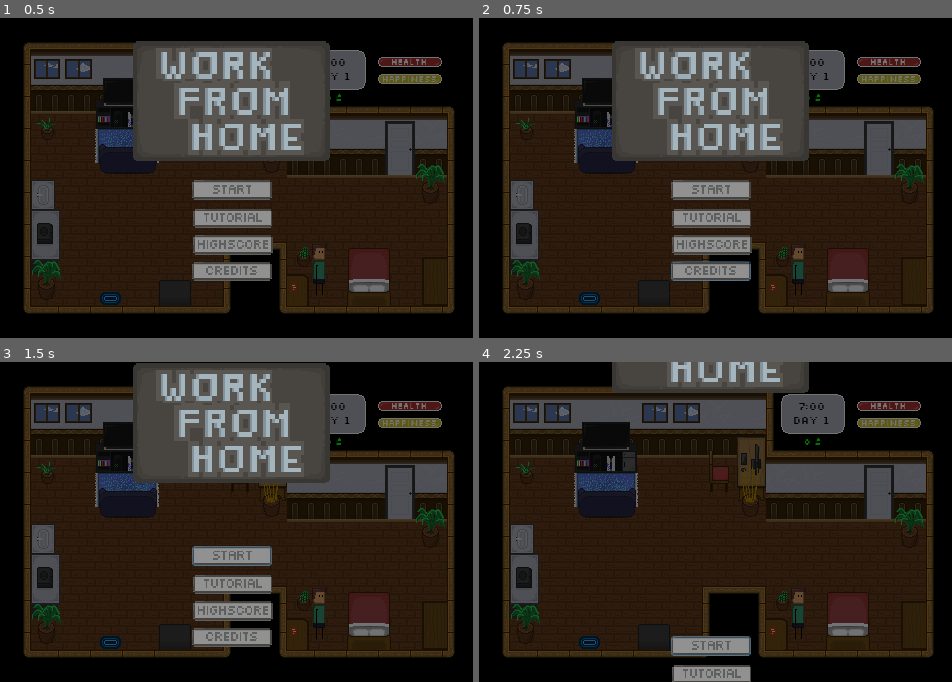
Above: before the commit, frames 1-4 (two rows, left to right).
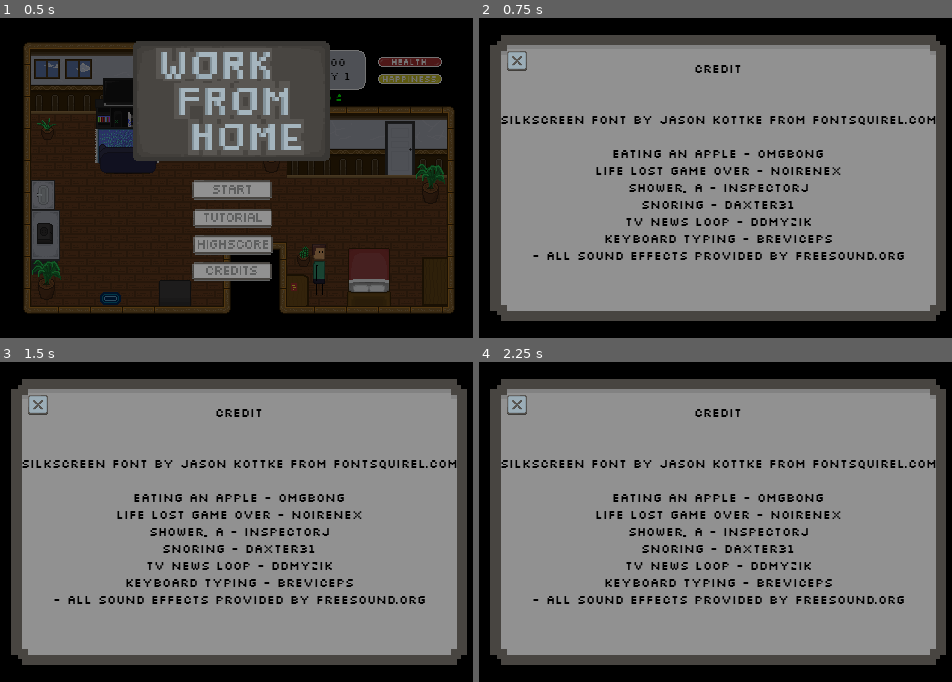
Above: after the commit, the same moments.

Repository: sun-wise-man/work-from-home
Game: Godot game, scene res://scenes/menu.tscn
Two runs of this game, one before a commit and one after it. Both use one fixed random seed, a clock stepped at 60 frames per second and the inputs below.
Inputs (mouse positions are in pixels of both pictures, inside the frame that each line leads up to; where the layout moved, square brackets give the same spot in the first picture):
- Up to frame 1 (0.5 s): no input
- Up to frame 2 (0.75 s): click (710, 270) at 0.5 s
- Up to frame 3 (1.5 s): click (231, 534) at 1.25 s
- Up to frame 4 (2.25 s): click (710, 534) [710, 614] at 2 s

Frame 1 is identical in both runs. In frame 2, 82% of the frame differs, in the area x 2-99%, y 5-95%; in frame 3, 84%; in frame 4, 86%, in the area x 2-99%, y 0-100%.

Commit message:
Credit $ Quit on Pause

Diff:
--- a/scenes/Main.gd
+++ b/scenes/Main.gd
@@ -462,3 +462,7 @@
 
 func _on_ExitPopUp_pressed():
 	close_popup()
+
+
+func _on_Quit_pressed():
+	get_tree().change_scene("res://scenes/menu.tscn")
--- a/scenes/main.tscn
+++ b/scenes/main.tscn
@@ -58,6 +58,7 @@
 [ext_resource path="res://Resource/Cover.tres" type="StyleBox" id=56]
 [ext_resource path="res://Resource/Panel.tres" type="StyleBox" id=57]
 [ext_resource path="res://sprites/UI/Close_Button_50px.png" type="Texture" id=58]
+[ext_resource path="res://sprites/UI/Quit_Button_256x.png" type="Texture" id=59]
 
 [sub_resource type="NavigationPolygon" id=1]
 vertices = PoolVector2Array( 155.501, 158.258, 168.561, 144.25, 248.926, 142.315, 256.069, 142.513, 256.069, 157.99, 22 …(422 unchanged characters)…
@@ -700,15 +701,15 @@
 "name": "idle",
 "speed": 6.0
 }, {
+"frames": [ SubResource( 7 ), SubResource( 8 ), SubResource( 9 ), SubResource( 10 ) ],
+"loop": true,
+"name": "eating",
+"speed": 3.0
+}, {
 "frames": [ ExtResource( 1 ), ExtResource( 5 ), ExtResource( 4 ), ExtResource( 3 ) ],
 "loop": true,
 "name": "walk",
 "speed": 8.0
-}, {
-"frames": [ SubResource( 7 ), SubResource( 8 ), SubResource( 9 ), SubResource( 10 ) ],
-"loop": true,
-"name": "eating",
-"speed": 3.0
 } ]
 
 [sub_resource type="RectangleShape2D" id=12]
@@ -989,51 +990,59 @@
 extra_spacing_char = 1
 font_data = ExtResource( 25 )
 
-[sub_resource type="StyleBoxTexture" id=74]
+[sub_resource type="StyleBoxTexture" id=85]
 texture = ExtResource( 58 )
 region_rect = Rect2( 4.50745, 4.30469, 40.8674, 43.7353 )
 
-[sub_resource type="StyleBoxTexture" id=75]
+[sub_resource type="StyleBoxTexture" id=86]
 texture = ExtResource( 58 )
 region_rect = Rect2( 54.7129, 4.6352, 40.3186, 43.9543 )
 
-[sub_resource type="StyleBoxFlat" id=76]
+[sub_resource type="StyleBoxFlat" id=74]
 bg_color = Color( 0, 0, 0, 0.705882 )
 
-[sub_resource type="StyleBoxFlat" id=77]
-
-[sub_resource type="DynamicFont" id=78]
+[sub_resource type="StyleBoxFlat" id=75]
+
+[sub_resource type="DynamicFont" id=76]
 size = 24
 font_data = ExtResource( 25 )
 
-[sub_resource type="DynamicFont" id=79]
+[sub_resource type="DynamicFont" id=77]
 size = 12
 font_data = ExtResource( 25 )
+
+[sub_resource type="DynamicFont" id=78]
+size = 10
+font_data = ExtResource( 25 )
+
+[sub_resource type="StyleBoxTexture" id=79]
+texture = ExtResource( 47 )
+region_rect = Rect2( 0.152283, 29.7171, 80.4895, 20.3907 )
 
 [sub_resource type="DynamicFont" id=80]
 size = 10
 font_data = ExtResource( 25 )
 
-[sub_resource type="StyleBoxTexture" id=81]
-texture = ExtResource( 47 )
-region_rect = Rect2( 0.152283, 29.7171, 80.4895, 20.3907 )
-
-[sub_resource type="DynamicFont" id=82]
-size = 10
-font_data = ExtResource( 25 )
-
-[sub_resource type="StyleBoxFlat" id=83]
+[sub_resource type="StyleBoxFlat" id=81]
 bg_color = Color( 0, 0, 0, 0.54902 )
 
-[sub_resource type="StyleBoxTexture" id=84]
+[sub_resource type="StyleBoxTexture" id=82]
 texture = ExtResource( 51 )
 region_rect = Rect2( 0, 0, 256, 256 )
 
-[sub_resource type="StyleBoxTexture" id=85]
+[sub_resource type="StyleBoxTexture" id=87]
+texture = ExtResource( 59 )
+region_rect = Rect2( 14.3605, 141.315, 228.119, 55.132 )
+
+[sub_resource type="StyleBoxTexture" id=88]
+texture = ExtResource( 59 )
+region_rect = Rect2( 270.339, 139.555, 227.52, 56.2813 )
+
+[sub_resource type="StyleBoxTexture" id=83]
 texture = ExtResource( 50 )
 region_rect = Rect2( 5.14925, 4.51936, 40.1181, 42.8931 )
 
-[sub_resource type="StyleBoxTexture" id=86]
+[sub_resource type="StyleBoxTexture" id=84]
 texture = ExtResource( 50 )
 region_rect = Rect2( 54.5065, 4.75858, 40.8945, 43.1891 )
 
@@ -1948,13 +1957,13 @@
 valign = 1
 
 [node name="ExitPopUp" type="Button" parent="GUI/ActivitySystem/Panel"]
-margin_left = 175.289
-margin_top = 4.24679
-margin_right = 193.289
-margin_bottom = 20.2468
-custom_styles/hover = SubResource( 74 )
-custom_styles/pressed = SubResource( 75 )
-custom_styles/normal = SubResource( 74 )
+margin_left = 3.89053
+margin_top = 2.13708
+margin_right = 21.8905
+margin_bottom = 18.1371
+custom_styles/hover = SubResource( 85 )
+custom_styles/pressed = SubResource( 86 )
+custom_styles/normal = SubResource( 85 )
 __meta__ = {
 "_edit_use_anchors_": false
 }
@@ -2078,7 +2087,19 @@
 margin_top = 95.3474
 margin_right = 299.589
 margin_bottom = 215.347
-custom_styles/panel = SubResource( 84 )
+custom_styles/panel = SubResource( 82 )
+__meta__ = {
+"_edit_use_anchors_": false
+}
+
+[node name="Quit" type="Button" parent="GUI/PausePanel/PausePanel"]
+margin_left = 19.5268
+margin_top = 73.4779
+margin_right = 99.5268
+margin_bottom = 93.4779
+custom_styles/hover = SubResource( 87 )
+custom_styles/pressed = SubResource( 88 )
+custom_styles/normal = SubResource( 87 )
 __meta__ = {
 "_edit_use_anchors_": false
 }
@@ -2088,17 +2109,17 @@
 margin_top = 6.61458
 margin_right = 21.6146
 margin_bottom = 21.6146
-custom_styles/hover = SubResource( 85 )
-custom_styles/pressed = SubResource( 86 )
-custom_styles/normal = SubResource( 85 )
-__meta__ = {
-"_edit_use_anchors_": false
-}
-[connection signal="hour_pass" from="." to="GUI/HappinessBar" method="_on_World_hour_pass"]
-[connection signal="hour_pass" from="." to="GUI/HealthBar" method="_on_World_hour_pass"]
-[connection signal="hour_pass" from="." to="GUI/Time" method="_on_World_hour_pass"]
+custom_styles/hover = SubResource( 83 )
+custom_styles/pressed = SubResource( 84 )
+custom_styles/normal = SubResource( 83 )
+__meta__ = {
+"_edit_use_anchors_": false
+}
 [connection signal="hour_pass" from="." to="." method="_on_World_hour_pass"]
 [connection signal="hour_pass" from="." to="Objects/Windows" method="_on_World_hour_pass"]
+[connection signal="hour_pass" from="." to="GUI/HealthBar" method="_on_World_hour_pass"]
+[connection signal="hour_pass" from="." to="GUI/HappinessBar" method="_on_World_hour_pass"]
+[connection signal="hour_pass" from="." to="GUI/Time" method="_on_World_hour_pass"]
 [connection signal="path_done" from="Player" to="." method="_on_Player_path_done"]
 [connection signal="mouse_entered" from="Objects/Bed/Area2D" to="Objects/Bed" method="_on_Area2D_mouse_entered"]
 [connection signal="mouse_exited" from="Objects/Bed/Area2D" to="Objects/Bed" method="_on_Area2D_mouse_exited"]
@@ -2116,10 +2137,10 @@
 [connection signal="pressed" from="GUI/DecisionPanel/Option1" to="GUI/DecisionPanel" method="_on_Option1_pressed"]
 [connection signal="pressed" from="GUI/DecisionPanel/Option2" to="GUI/DecisionPanel" method="_on_Option2_pressed"]
 [connection signal="visibility_changed" from="GUI/EventPanel" to="GUI/EventPanel" method="_on_EventPanel_visibility_changed"]
+[connection signal="upgrade_object" from="GUI/ActivitySystem" to="Objects/Stove" method="_on_ActivitySystem_upgrade_object"]
+[connection signal="upgrade_object" from="GUI/ActivitySystem" to="Objects/Bed" method="_on_ActivitySystem_upgrade_object"]
 [connection signal="upgrade_object" from="GUI/ActivitySystem" to="Objects/PC" method="_on_ActivitySystem_upgrade_object"]
 [connection signal="upgrade_object" from="GUI/ActivitySystem" to="Objects/Console" method="_on_ActivitySystem_upgrade_object"]
-[connection signal="upgrade_object" from="GUI/ActivitySystem" to="Objects/Bed" method="_on_ActivitySystem_upgrade_object"]
-[connection signal="upgrade_object" from="GUI/ActivitySystem" to="Objects/Stove" method="_on_ActivitySystem_upgrade_object"]
 [connection signal="upgrade_object" from="GUI/ActivitySystem" to="Objects/Bathroom" method="_on_ActivitySystem_upgrade_object"]
 [connection signal="mouse_entered" from="GUI/ActivitySystem/Panel" to="." method="_on_Panel_mouse_entered"]
 [connection signal="mouse_exited" from="GUI/ActivitySystem/Panel" to="." method="_on_Panel_mouse_exited"]
@@ -2132,6 +2153,7 @@
 [connection signal="pressed" from="GUI/ActivitySystem/Panel/ExitPopUp" to="." method="_on_ExitPopUp_pressed"]
 [connection signal="pressed" from="GUI/GameOverPanel/Panel/Button" to="GUI/GameOverPanel" method="_on_Button_pressed"]
 [connection signal="pressed" from="GUI/GameOverPanel/Panel/Home" to="GUI/GameOverPanel" method="_on_Home_pressed"]
+[connection signal="pressed" from="GUI/PausePanel/PausePanel/Quit" to="." method="_on_Quit_pressed"]
 [connection signal="mouse_entered" from="GUI/Pause" to="." method="_on_Pause_mouse_entered"]
 [connection signal="mouse_exited" from="GUI/Pause" to="." method="_on_Pause_mouse_exited"]
 [connection signal="pressed" from="GUI/Pause" to="." method="_on_Pause_pressed"]
--- a/scenes/menu.gd
+++ b/scenes/menu.gd
@@ -34,3 +34,11 @@
 func _on_Tutorial_pressed():
 	playScene = true
 	Global.tutorial = true
+
+
+func _on_ExitCredit_pressed():
+	$Menu/CreditPanel.visible = false
+
+
+func _on_Credit_pressed():
+	$Menu/CreditPanel.visible = true
--- a/scenes/menu.tscn
+++ b/scenes/menu.tscn
@@ -34,6 +34,7 @@
 [ext_resource path="res://sprites/UI/Highscore_Panel_256x.png" type="Texture" id=32]
 [ext_resource path="res://Resource/Font.tres" type="DynamicFont" id=33]
 [ext_resource path="res://scenes/SaveSystem.gd" type="Script" id=34]
+[ext_resource path="res://Resource/Panel.tres" type="StyleBox" id=35]
 
 [sub_resource type="TileSet" id=1]
 0/name = "Floor_Wall_64x.png 0"
@@ -849,60 +850,64 @@
 size = 11
 font_data = ExtResource( 5 )
 
-[sub_resource type="DynamicFont" id=44]
+[sub_resource type="DynamicFont" id=57]
 size = 13
 font_data = ExtResource( 5 )
 
-[sub_resource type="StyleBoxFlat" id=45]
+[sub_resource type="StyleBoxFlat" id=58]
 bg_color = Color( 0, 0, 0, 0.54902 )
+
+[sub_resource type="StyleBoxTexture" id=45]
+texture = ExtResource( 1 )
+region_rect = Rect2( 14.5928, 141.562, 226.382, 53.694 )
 
 [sub_resource type="StyleBoxTexture" id=46]
 texture = ExtResource( 1 )
-region_rect = Rect2( 14.5928, 141.562, 226.382, 53.694 )
+region_rect = Rect2( 269.219, 139.864, 228.88, 58.381 )
 
 [sub_resource type="StyleBoxTexture" id=47]
 texture = ExtResource( 1 )
-region_rect = Rect2( 269.219, 139.864, 228.88, 58.381 )
+region_rect = Rect2( 14.1117, 141.562, 227.236, 53.2052 )
 
 [sub_resource type="StyleBoxTexture" id=48]
-texture = ExtResource( 1 )
-region_rect = Rect2( 14.1117, 141.562, 227.236, 53.2052 )
+texture = ExtResource( 2 )
+region_rect = Rect2( 14.6997, 141.204, 226.727, 53.6955 )
 
 [sub_resource type="StyleBoxTexture" id=49]
 texture = ExtResource( 2 )
-region_rect = Rect2( 14.6997, 141.204, 226.727, 53.6955 )
+region_rect = Rect2( 271.169, 141.336, 226.408, 54.4411 )
 
 [sub_resource type="StyleBoxTexture" id=50]
-texture = ExtResource( 2 )
-region_rect = Rect2( 271.169, 141.336, 226.408, 54.4411 )
+texture = ExtResource( 30 )
+region_rect = Rect2( 14.0556, 139.319, 228.717, 56.2813 )
 
 [sub_resource type="StyleBoxTexture" id=51]
 texture = ExtResource( 30 )
-region_rect = Rect2( 14.0556, 139.319, 228.717, 56.2813 )
+region_rect = Rect2( 269.392, 142.834, 228.792, 52.7723 )
 
 [sub_resource type="StyleBoxTexture" id=52]
-texture = ExtResource( 30 )
-region_rect = Rect2( 269.392, 142.834, 228.792, 52.7723 )
+texture = ExtResource( 31 )
+region_rect = Rect2( 14.6251, 139.02, 227.143, 56.6021 )
 
 [sub_resource type="StyleBoxTexture" id=53]
 texture = ExtResource( 31 )
-region_rect = Rect2( 14.6251, 139.02, 227.143, 56.6021 )
+region_rect = Rect2( 270.569, 141.023, 227.52, 55.4139 )
 
 [sub_resource type="StyleBoxTexture" id=54]
-texture = ExtResource( 31 )
-region_rect = Rect2( 270.569, 141.023, 227.52, 55.4139 )
-
-[sub_resource type="StyleBoxTexture" id=55]
 texture = ExtResource( 32 )
 region_rect = Rect2( 0, 0, 256, 256 )
 
-[sub_resource type="StyleBoxTexture" id=56]
+[sub_resource type="StyleBoxTexture" id=85]
 texture = ExtResource( 6 )
 region_rect = Rect2( 4.50745, 4.30469, 40.8674, 43.7353 )
 
-[sub_resource type="StyleBoxTexture" id=57]
+[sub_resource type="StyleBoxTexture" id=86]
 texture = ExtResource( 6 )
 region_rect = Rect2( 54.7129, 4.6352, 40.3186, 43.9543 )
+
+[sub_resource type="DynamicFont" id=87]
+size = 13
+font_data = ExtResource( 5 )
 
 [node name="World" type="Node2D"]
 script = ExtResource( 4 )
@@ -1095,7 +1100,7 @@
 margin_right = 379.8
 margin_bottom = 91.0
 rect_scale = Vector2( 0.7, 0.7 )
-custom_fonts/font = SubResource( 44 )
+custom_fonts/font = SubResource( 57 )
 custom_colors/font_color = Color( 0, 1, 0, 1 )
 text = "0 $"
 align = 1
@@ -1423,13 +1428,62 @@
 margin_top = 7.14763
 margin_right = 28.8294
 margin_bottom = 27.1476
-custom_styles/hover = SubResource( 56 )
-custom_styles/pressed = SubResource( 57 )
-custom_styles/normal = SubResource( 56 )
+custom_styles/hover = SubResource( 85 )
+custom_styles/pressed = SubResource( 86 )
+custom_styles/normal = SubResource( 85 )
+__meta__ = {
+"_edit_use_anchors_": false
+}
+
+[node name="CreditPanel" type="Panel" parent="Menu"]
+visible = false
+margin_left = 11.0
+margin_top = 13.0
+margin_right = 471.0
+margin_bottom = 304.0
+custom_styles/panel = ExtResource( 35 )
+__meta__ = {
+"_edit_use_anchors_": false
+}
+
+[node name="ExitCredit" type="Button" parent="Menu/CreditPanel"]
+margin_left = 17.5504
+margin_top = 19.6256
+margin_right = 37.5504
+margin_bottom = 39.6256
+custom_styles/hover = SubResource( 85 )
+custom_styles/pressed = SubResource( 86 )
+custom_styles/normal = SubResource( 85 )
+__meta__ = {
+"_edit_use_anchors_": false
+}
+
+[node name="Label" type="Label" parent="Menu/CreditPanel"]
+margin_left = -6.68329
+margin_top = 32.3552
+margin_right = 466.317
+margin_bottom = 270.355
+custom_fonts/font = SubResource( 87 )
+custom_colors/font_color = Color( 0, 0, 0, 1 )
+text = "credit
+
+
+Silkscreen font by Jason Kottke from Fontsquirel.com
+
+Eating An Apple - omgbong
+Life Lost Game Over - noirenex
+Shower, A - InspectorJ
+Snoring - Daxter31
+TV News Loop - DDmyzik
+Keyboard Typing - Breviceps
+- All sound effects provided by Freesound.org"
+align = 1
 __meta__ = {
 "_edit_use_anchors_": false
 }
 [connection signal="pressed" from="Menu/Start" to="." method="_on_Start_pressed"]
 [connection signal="pressed" from="Menu/Highscore" to="." method="_on_Highscore_pressed"]
 [connection signal="pressed" from="Menu/Tutorial" to="." method="_on_Tutorial_pressed"]
+[connection signal="pressed" from="Menu/Credit" to="." method="_on_Credit_pressed"]
 [connection signal="pressed" from="Menu/HSPanel/ExitHS" to="." method="_on_ExitHS_pressed"]
+[connection signal="pressed" from="Menu/CreditPanel/ExitCredit" to="." method="_on_ExitCredit_pressed"]
Not shown: 10 places in scenes/main.tscn that only renumber resources
Not shown: 7 places in scenes/menu.tscn that only renumber resources
